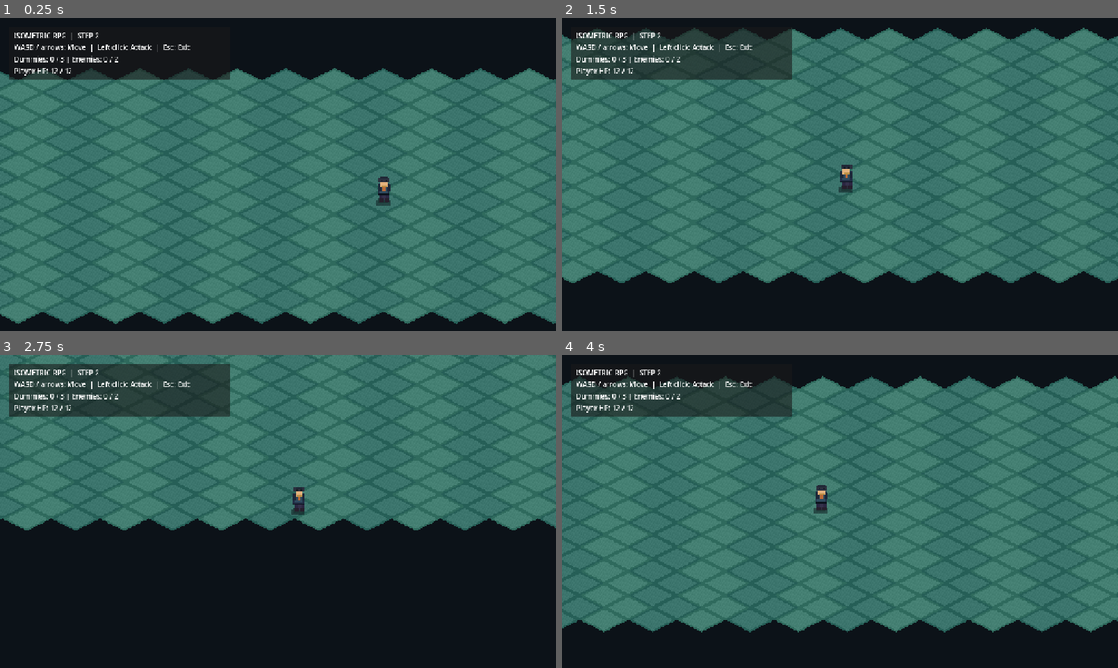
Above: before the commit, frames 1-4 (two rows, left to right).
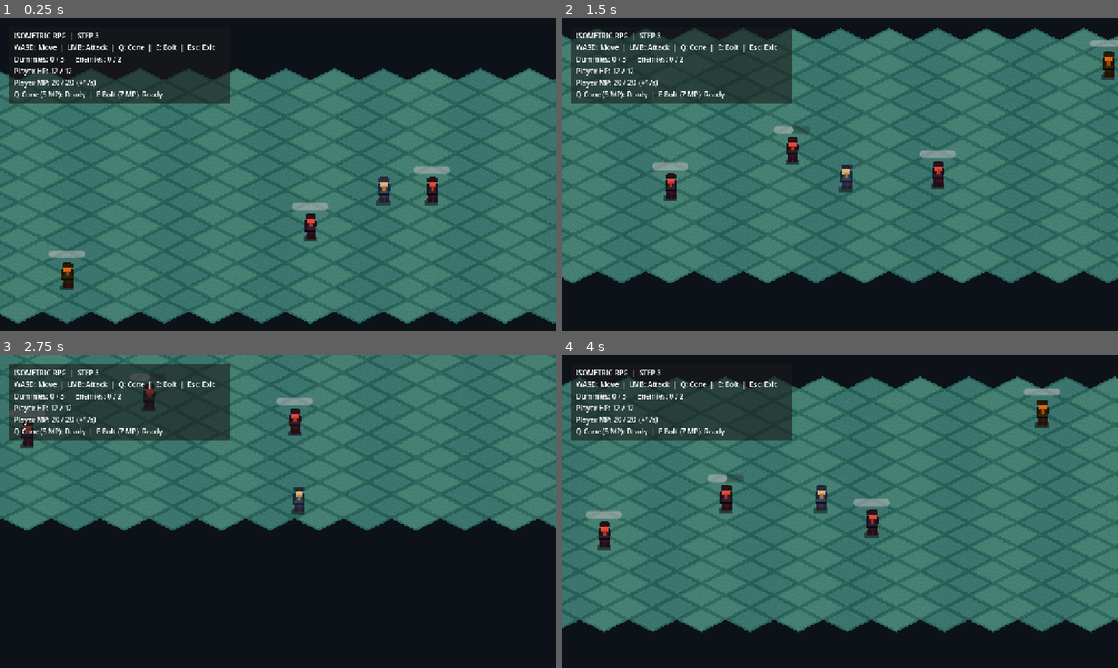
Above: after the commit, the same moments.

Repository: limbit95/isometric-rpg
Game: Godot game, scene res://scenes/main.tscn
Same seed, same stepped clock (60 frames per second), same inputs: the game is played once before the commit and once after it.
Inputs (mouse positions are in pixels of both pictures, inside the frame that each line leads up to):
- Up to frame 1 (0.25 s): no input
- Up to frame 2 (1.5 s): tap Enter at 0.5 s; move the mouse to (962, 158) at 0.52 s; hold D (move_right) 0.53-1.28 s; click (962, 158) at 0.67 s; move the mouse to (728, 190) at 1.27 s; hold S (move_down) from 1.28 s (still down)
- Up to frame 3 (2.75 s): move the mouse to (333, 442) at 2.02 s; release S (move_down) at 2.03 s; hold D (move_right) from 2.03 s (still down)
- Up to frame 4 (4 s): move the mouse to (812, 574) at 2.77 s; release D (move_right) at 2.78 s; hold W (move_up) 2.78-3.53 s; click (812, 574) at 2.92 s; move the mouse to (1006, 558) at 3.52 s; hold A (move_left) from 3.53 s (still down)

The runs differ from the first frame. In frame 1, 4.5% of the frame differs, in the area x 1-81%, y 4-87%; in frame 2, 4.7%; in frame 3, 4.2%; in frame 4, 4.8%, in the area x 1-90%, y 4-63%.
Error before the commit: Invalid access to property or key 'mana_changed' on a base object of type 'null instance'. (res://scripts/game/main.gd:44)

Commit message:
feat(step3): connect skills, mana, and HUD to main scene

Diff:
--- a/scenes/main.tscn
+++ b/scenes/main.tscn
@@ -6,6 +6,8 @@
 [ext_resource type="Texture2D" path="res://assets/characters/player_placeholder.png" id="4_texture"]
 [ext_resource type="Script" path="res://scripts/player/player_attack.gd" id="5_attack"]
 [ext_resource type="Script" path="res://scripts/components/health_component.gd" id="6_health"]
+[ext_resource type="Script" path="res://scripts/components/mana_component.gd" id="7_mana"]
+[ext_resource type="Script" path="res://scripts/player/player_skills.gd" id="8_skills"]
 
 [sub_resource type="CircleShape2D" id="CircleShape2D_player"]
 radius = 7.0
@@ -37,6 +39,13 @@
 script = ExtResource("6_health")
 max_health = 12
 
+[node name="ManaComponent" type="Node" parent="Player"]
+script = ExtResource("7_mana")
+max_mana = 20
+
+[node name="Skills" type="Node2D" parent="Player"]
+script = ExtResource("8_skills")
+
 [node name="Camera2D" type="Camera2D" parent="Player"]
 zoom = Vector2(1.75, 1.75)
 position_smoothing_enabled = true
@@ -48,7 +57,7 @@
 offset_left = 20.0
 offset_top = 20.0
 offset_right = 530.0
-offset_bottom = 132.0
+offset_bottom = 182.0
 
 [node name="MarginContainer" type="MarginContainer" parent="HUD/PanelContainer"]
 theme_override_constants/margin_left = 12
@@ -59,13 +68,19 @@
 [node name="VBoxContainer" type="VBoxContainer" parent="HUD/PanelContainer/MarginContainer"]
 
 [node name="Title" type="Label" parent="HUD/PanelContainer/MarginContainer/VBoxContainer"]
-text = "ISOMETRIC RPG  |  STEP 2"
+text = "ISOMETRIC RPG  |  STEP 3"
 
 [node name="Help" type="Label" parent="HUD/PanelContainer/MarginContainer/VBoxContainer"]
-text = "WASD / arrows: Move  |  Left click: Attack  |  Esc: Exit"
+text = "WASD: Move  |  LMB: Attack  |  Q: Cone  |  E: Bolt  |  Esc: Exit"
 
 [node name="Status" type="Label" parent="HUD/PanelContainer/MarginContainer/VBoxContainer"]
 text = "Dummies: 0 / 3 | Enemies: 0 / 2"
 
 [node name="PlayerHealth" type="Label" parent="HUD/PanelContainer/MarginContainer/VBoxContainer"]
 text = "Player HP: 12 / 12"
+
+[node name="PlayerMana" type="Label" parent="HUD/PanelContainer/MarginContainer/VBoxContainer"]
+text = "Player MP: 20 / 20"
+
+[node name="SkillStatus" type="Label" parent="HUD/PanelContainer/MarginContainer/VBoxContainer"]
+text = "Q Cone (5 MP): Ready  |  E Bolt (7 MP): Ready"
Not shown: 1 places in scenes/main.tscn that only renumber resources
